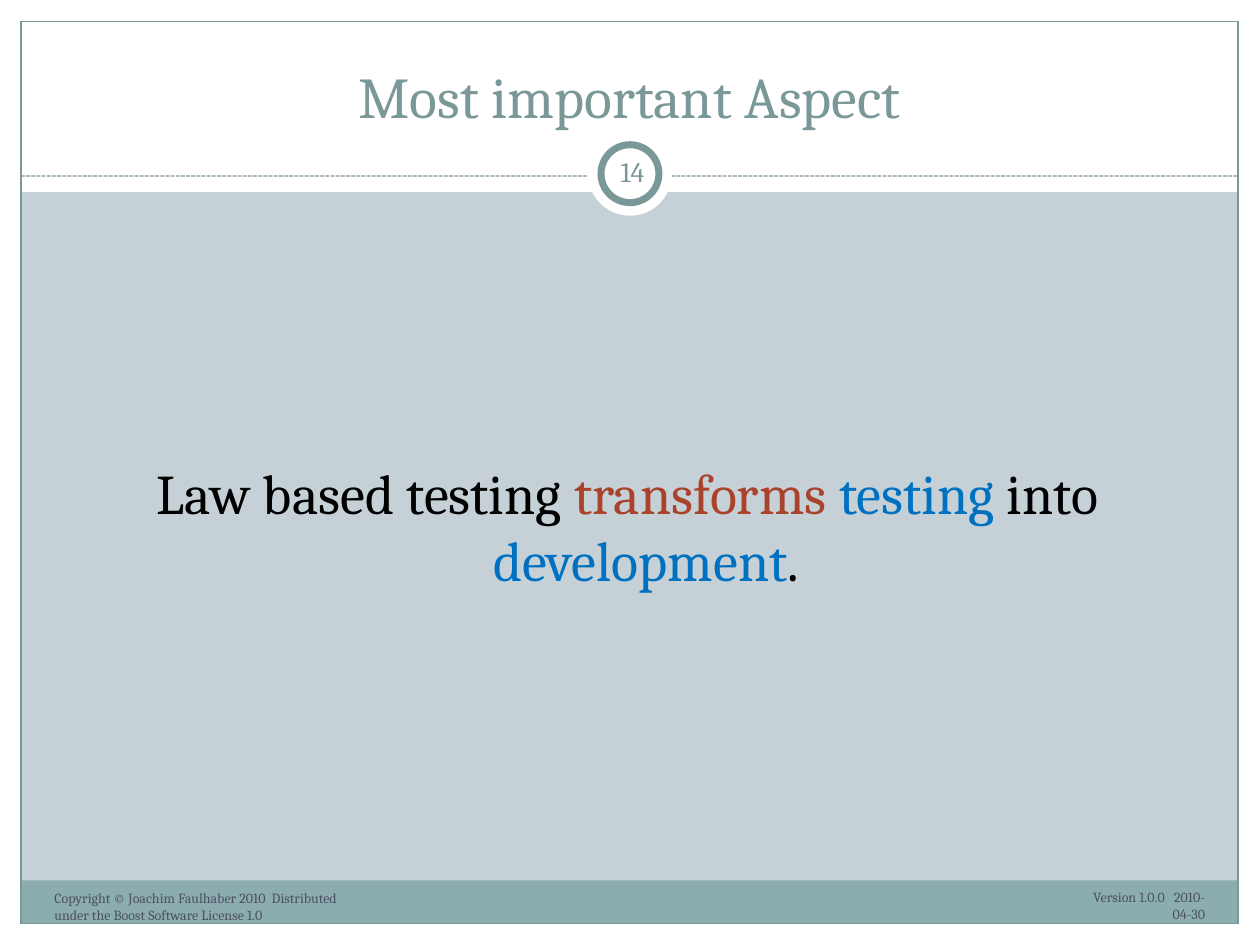
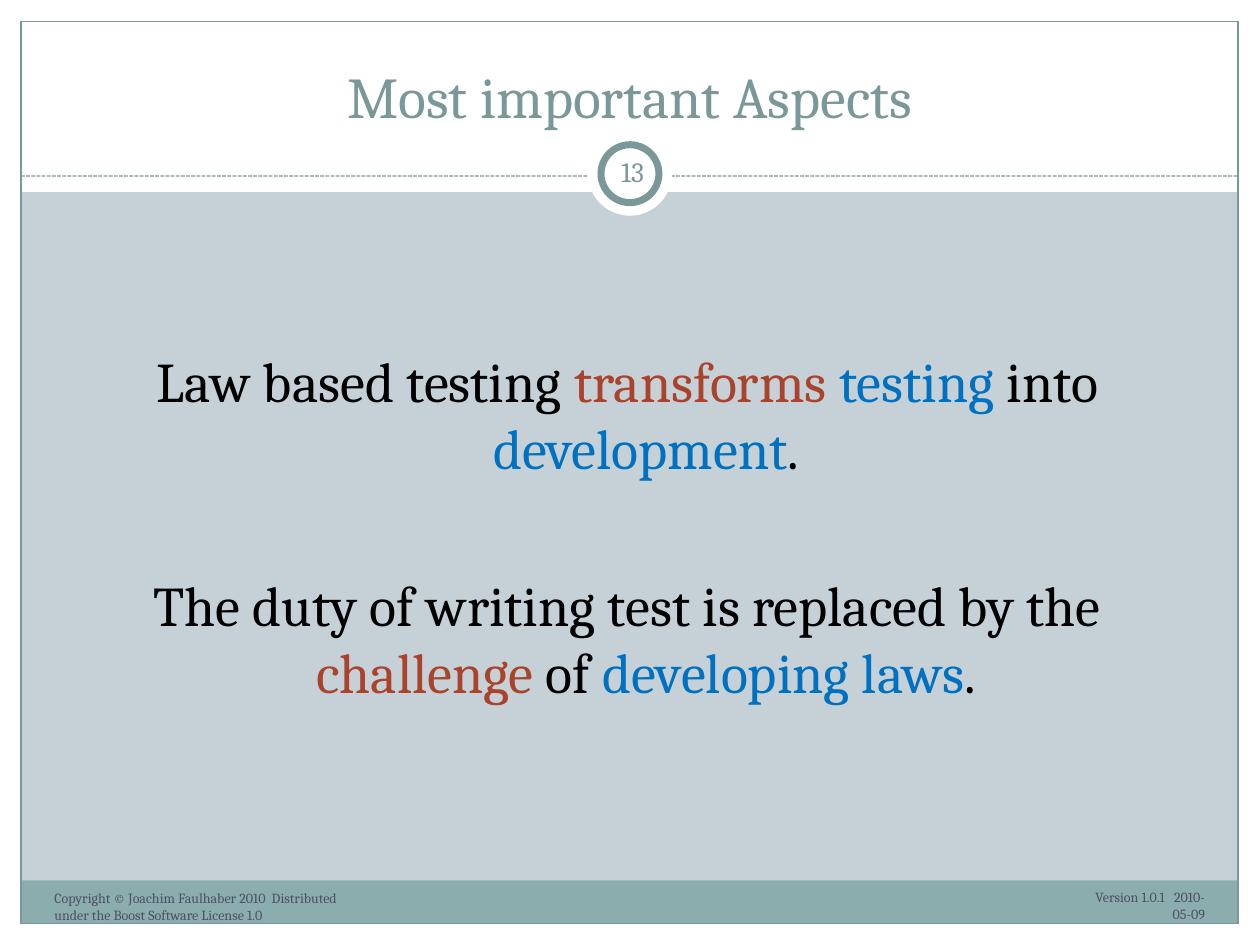
Before and after one commit to ryppl/boost-history, a slide deck: slide 13 of itl/libs/validate/doc/boostcon2010/BoostAlabaster.pptx (slide 14 before the commit). Drawn at 1260x945 pixels with LibreOffice and Linux fonts; fonts in the diff are those of the drawing. Boxes give left, top, right and bottom in pixels: in the first picture for what was removed or moved away, otherwise in the second. Text is boxed around its words. In the diff, an @@ line names an element or a change of style, - is before the commit and + after.

```diff
--- a/itl/libs/validate/doc/boostcon2010/BoostAlabaster.pptx
+++ b/itl/libs/validate/doc/boostcon2010/BoostAlabaster.pptx
@@ title at bbox=[347, 79, 911, 130]: text changed @@
-Most important Aspect
+Most important Aspects
@@ page number at bbox=[621, 163, 644, 182]: text changed @@
-14
+13
@@ text at bbox=[154, 586, 1100, 706]: paragraph added @@
+The duty of writing test is replaced by the challenge of developing laws.
@@ text at bbox=[1095, 893, 1205, 919]: text changed @@
-Version 1.0.0 2010-04-30
+Version 1.0.1 2010-05-09
```
Also in this commit, not shown: 37 other slides changed, 7 slides removed, 1 other file.
